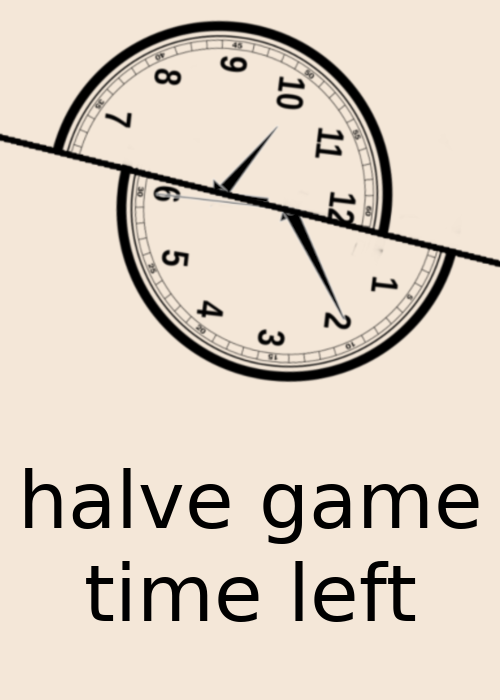
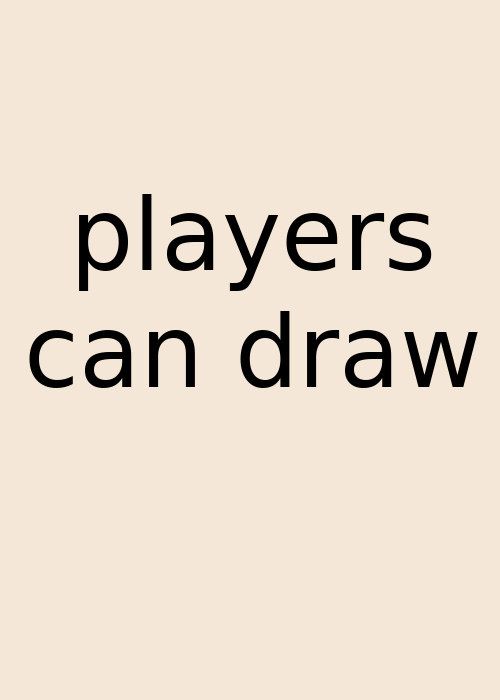
Layers edited between the first and the second 500 × 700 image:
added group "candraw" with 2 layers in group "cards" over [29, 194, 478, 388]
added layer "players can draw" in group "candraw" over [29, 194, 478, 388]
hid group "halvetimeleft" (5 layers) over [0, 19, 500, 622]
